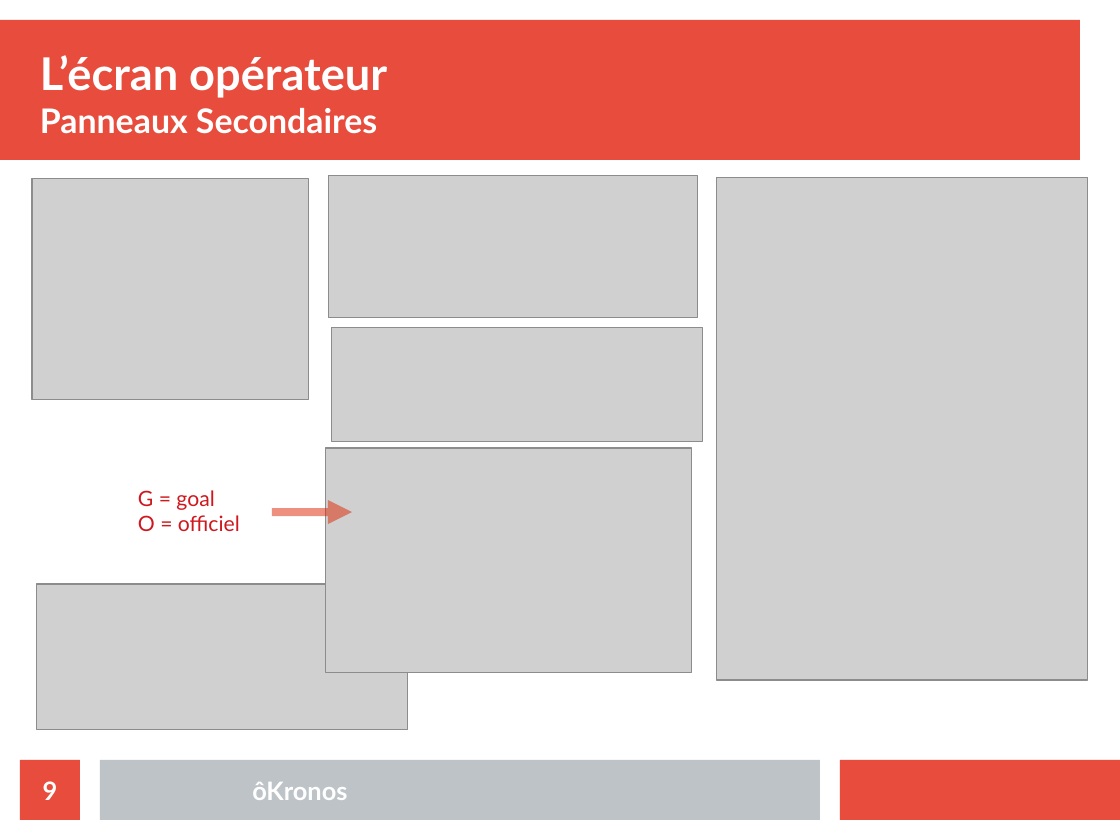
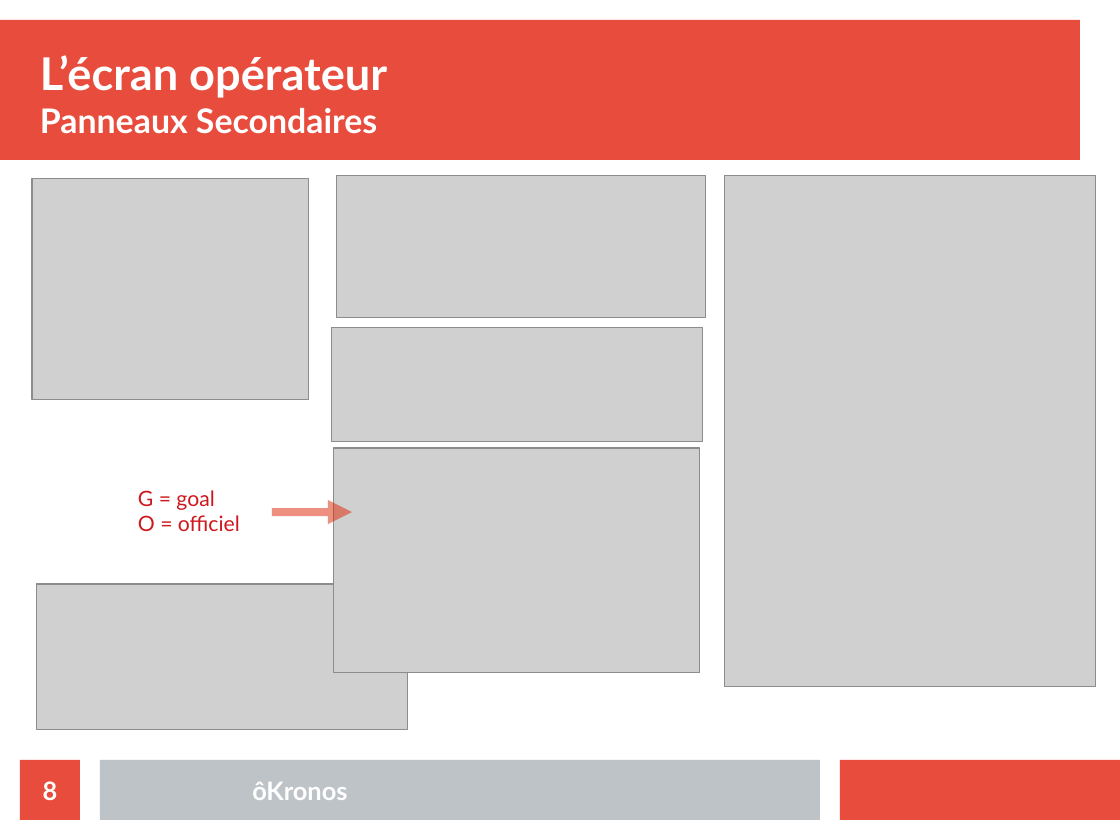
Before and after one commit to Tazahm/oKronos, a slide deck: slide 8 of doc/src/oKronos-intro.odp (slide 9 before the commit). Drawn at 1120x840 pixels with LibreOffice and Linux fonts; fonts in the diff are those of the drawing; grey boxes stand for pictures. Boxes give left, top, right and bottom in pixels: in the first picture for what was removed or moved away, otherwise in the second. Text is boxed around its words. In the diff, an @@ line names an element or a change of style, - is before the commit and + after.

```diff
--- a/doc/src/oKronos-intro.odp
+++ b/doc/src/oKronos-intro.odp
@@ picture: place and size @@
-picture at box(328, 176, 698, 318)
+picture at box(336, 176, 706, 318)
@@ picture: place and size @@
-picture at box(717, 178, 1088, 681)
+picture at box(725, 176, 1097, 686)
@@ picture: place and size @@
-picture at box(326, 448, 692, 673)
+picture at box(334, 448, 700, 673)
@@ page number at box(43, 781, 58, 800): text changed @@
-9
+8
```
Also in this commit, not shown: 4 other slides changed, 1 slide removed, 5 other files.
